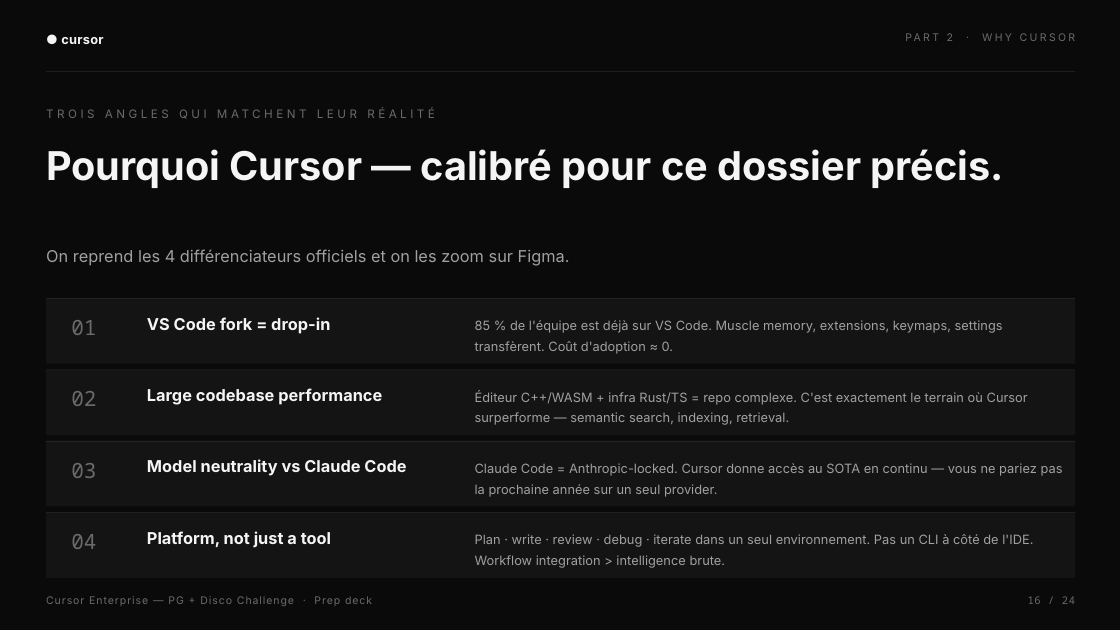
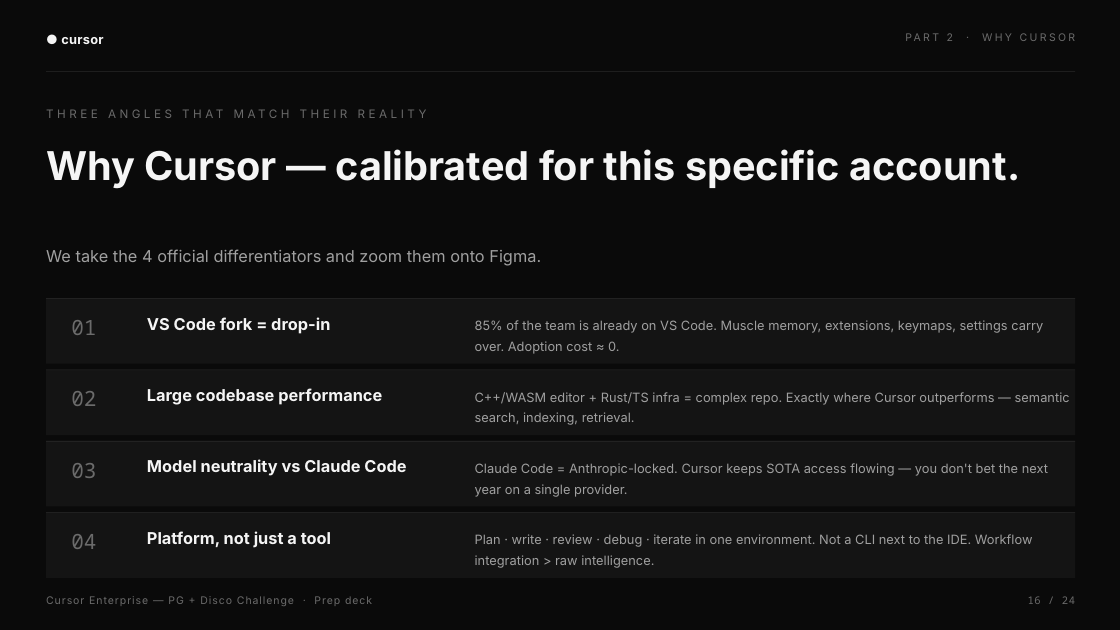
Before and after one commit to heliemonnoyeur-source/media-ae-cockpit, a slide deck: slide 16 of decks/Cursor_Enterprise_Disco_Challenge.pptx. Drawn at 1120x630 pixels with LibreOffice and Linux fonts; fonts in the diff are those of the drawing. Boxes give left, top, right and bottom in pixels: in the first picture for what was removed or moved away, otherwise in the second. Text is boxed around its words. In the diff, an @@ line names an element or a change of style, - is before the commit and + after.

```diff
--- a/decks/Cursor_Enterprise_Disco_Challenge.pptx
+++ b/decks/Cursor_Enterprise_Disco_Challenge.pptx
@@ text at [46, 105, 886, 139]: text changed @@
-TROIS ANGLES QUI MATCHENT LEUR RÉALITÉ
+THREE ANGLES THAT MATCH THEIR REALITY
@@ text at [46, 149, 1020, 189]: text changed @@
-Pourquoi Cursor — calibré pour ce dossier précis.
+Why Cursor — calibrated for this specific account.
@@ text at [46, 249, 541, 266]: text changed @@
-On reprend les 4 différenciateurs officiels et on les zoom sur Figma.
+We take the 4 official differentiators and zoom them onto Figma.
@@ text at [475, 320, 1043, 354]: text changed @@
-85 % de l'équipe est déjà sur VS Code. Muscle memory, extensions, keymaps, settings transfèrent. Coût d'adoption ≈ 0.
+85% of the team is already on VS Code. Muscle memory, extensions, keymaps, settings carry over. Adoption cost ≈ 0.
@@ text at [475, 392, 1070, 425]: text changed @@
-Éditeur C++/WASM + infra Rust/TS = repo complexe. C'est exactement le terrain où Cursor surperforme — semantic search, indexing, retrieval.
+C++/WASM editor + Rust/TS infra = complex repo. Exactly where Cursor outperforms — semantic search, indexing, retrieval.
@@ text at [475, 463, 1048, 497]: text changed @@
-Claude Code = Anthropic-locked. Cursor donne accès au SOTA en continu — vous ne pariez pas la prochaine année sur un seul provider.
+Claude Code = Anthropic-locked. Cursor keeps SOTA access flowing — you don't bet the next year on a single provider.
@@ text at [475, 534, 1033, 568]: text changed @@
-Plan · write · review · debug · iterate dans un seul environnement. Pas un CLI à côté de l'IDE. Workflow integration > intelligence brute.
+Plan · write · review · debug · iterate in one environment. Not a CLI next to the IDE. Workflow integration > raw intelligence.
```
Also in this commit, not shown: 22 other slides changed, 1 slide added, 1 slide removed, 27 other files.
